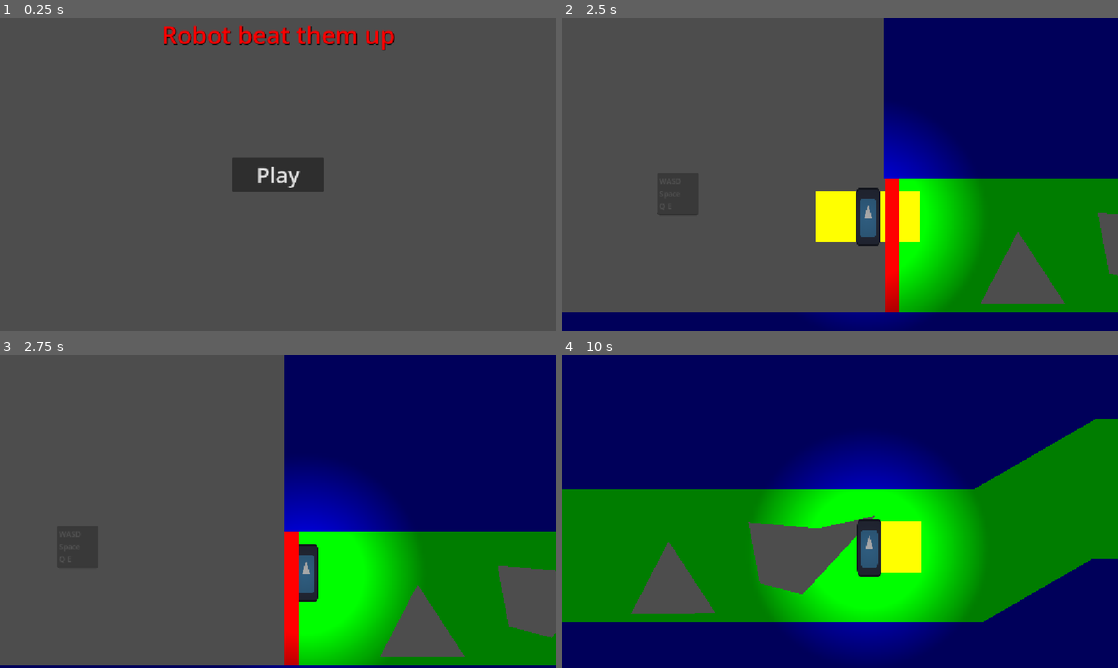
Above: before the commit, frames 1-4 (two rows, left to right).
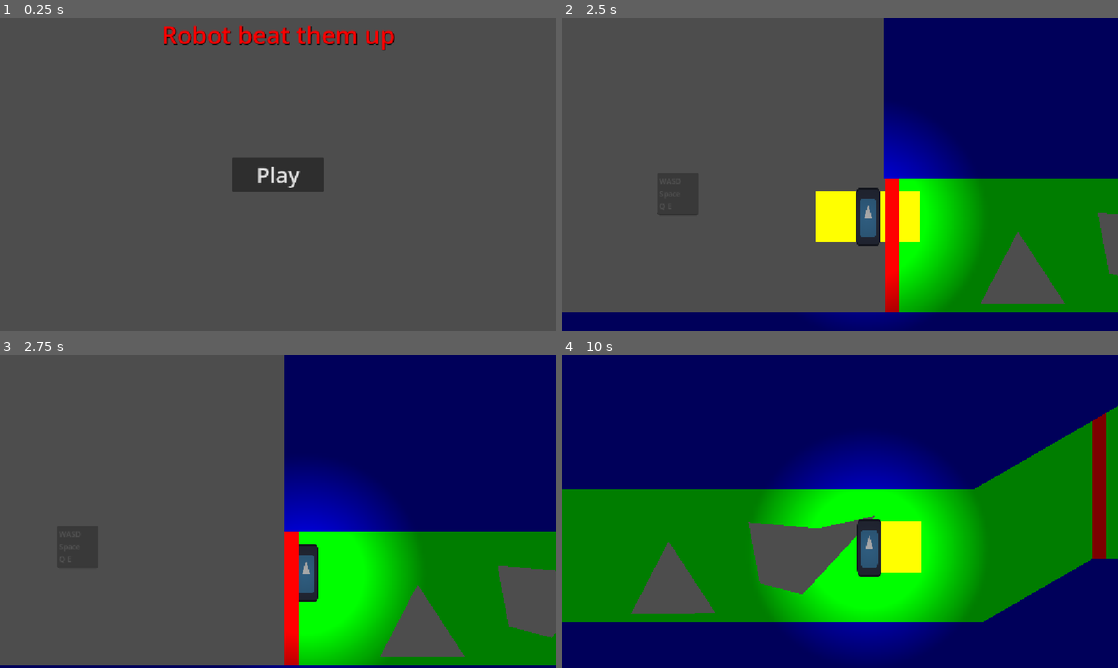
Above: after the commit, the same moments.

Repository: Triopking/Beat-Them-Up
Game: Godot game, scene res://Scenes/menu.tscn
Same seed, same stepped clock (60 frames per second), same inputs: the game is played once before the commit and once after it. The engine's default icon, where the game draws it, is replaced by a stand-in: a white triangle on a blue panel in a dark square.
Inputs:
- Up to frame 1 (0.25 s): no input
- Up to frame 2 (2.5 s): click "Play" at 0.5 s; hold Q (AttackL) 1.28-2.03 s; hold D (Right) from 1.28 s (still down); tap Space (Jump) at 1.52, 2.27 s; tap E (AttackR) at 2.1 s
- Up to frame 3 (2.75 s): keep holding D (Right)
- Up to frame 4 (10 s): release D (Right) at 2.78 s; hold Left (Left) 2.78-3.53 s; hold Shift (Sprint) 2.78-3.53 s; hold D (Right) 3.53-5.03 s; tap Q (AttackL) at 3.6, 8.1 s; tap Space (Jump) at 3.77, 4.52, 5.27, 6.77, 7.52, 8.27, 9.77 s; hold E (AttackR) 4.28-5.03 s; hold Left (Left) 5.03-5.78 s; tap Shift (Sprint) at 5.1, 9.6 s; hold D (Right) 5.78-6.53 s; hold Q (AttackL) 5.78-6.53 s; hold Left (Left) 6.53-8.03 s; tap E (AttackR) at 6.6 s; hold Shift (Sprint) 7.28-8.03 s; hold D (Right) from 8.03 s (still down); hold E (AttackR) 8.78-9.53 s

Frames 1-3 are identical in both runs. In frame 4, 1.2% of the frame differs, in the area x 95-100%, y 16-66%.

Commit message:
Update first_level.tscn

Diff:
--- a/mechanic-gaunlet/Scenes/first_level.tscn
+++ b/mechanic-gaunlet/Scenes/first_level.tscn
@@ -53,6 +53,16 @@
 rotation = 1.5707964
 scale = Vector2(4.592224, 0.4967146)
 
+[node name="1D_Shape2" parent="World" unique_id=1052887249 instance=ExtResource("3_3qicx")]
+position = Vector2(994.8949, 500.9264)
+rotation = 1.5707964
+scale = Vector2(4.592224, 0.4967146)
+
+[node name="1D_Shape3" parent="World" unique_id=468459441 instance=ExtResource("3_3qicx")]
+position = Vector2(2202, 353.99997)
+rotation = 1.5707964
+scale = Vector2(5.0482135, 0.4967146)
+
 [node name="Basic Shape2" parent="World" unique_id=391385206 instance=ExtResource("1_fu4at")]
 position = Vector2(1454.5, 92.00003)
 scale = Vector2(14.890625, 8.374999)
@@ -100,8 +110,8 @@
 scale = Vector2(6.7839766, 8.499748)
 
 [node name="Basic Shape3" parent="." unique_id=656666332 instance=ExtResource("1_fu4at")]
-position = Vector2(2956.875, 593.87506)
-scale = Vector2(24.097654, 2.5664058)
+position = Vector2(3840.375, 593.87506)
+scale = Vector2(51.707027, 2.5664058)
 
 [node name="Basic Shape4" parent="." unique_id=241323985 instance=ExtResource("1_fu4at")]
 position = Vector2(2172, 622)
@@ -112,10 +122,20 @@
 scale = Vector2(1.53125, 1)
 
 [node name="Basic Shape7" parent="." unique_id=354770545 instance=ExtResource("1_fu4at")]
-position = Vector2(2948, -3.5)
-scale = Vector2(24.53125, 6.578125)
+position = Vector2(3831, -211.99998)
+scale = Vector2(52.125, 9.375001)
 
 [node name="Background_shape2" parent="." unique_id=1222826091 instance=ExtResource("4_kin1b")]
 position = Vector2(1992.9999, 256)
 scale = Vector2(9.859156, 1.7391304)
 polygon = PackedVector2Array(0, 0, 20.387161, -29.900002, 74.9884, -29.497742, 101.1243, -31.050003, 75.54345, -10.1411 …(434 unchanged characters)…
+
+[node name="Background_shape" parent="." unique_id=558860355 instance=ExtResource("4_kin1b")]
+position = Vector2(3707, 184)
+scale = Vector2(24.859152, 6.238727)
+polygon = PackedVector2Array(0, 0, 22.04419, 0, 15.487259, 23.219048, 7.763733, 38.77143, 18.02153, 48.409523, 27.43457, 36.580956, 29.807938, 39.428574, 37.611908, 33.733337, 38.73825, 37.89524, 42.680466, 29.352379, 49.59944, 37.676193, 58.932022, 40.961906, 47.467422, 22.342857, 41.594345, 14.238094, 32.00603, 11.767178, 30.089523, 18.838097, 27.635696, 11.609524, 22.04419, 9.200001, 20.727451, 6.2636795, 17.820404, -0.21904755, 71.2816, 0.21904755, 71.08046, 67.24762, 0, 69)
+
+[node name="Background_shape3" parent="." unique_id=112559609 instance=ExtResource("4_kin1b")]
+position = Vector2(2187.0002, -18.999998)
+scale = Vector2(44.323944, 3.4782608)
+polygon = PackedVector2Array(0, 0, 71, 0, 74.49696, 23.8625, 74.248795, 60.374996, 70.97743, 68.7125, 0, 69)
